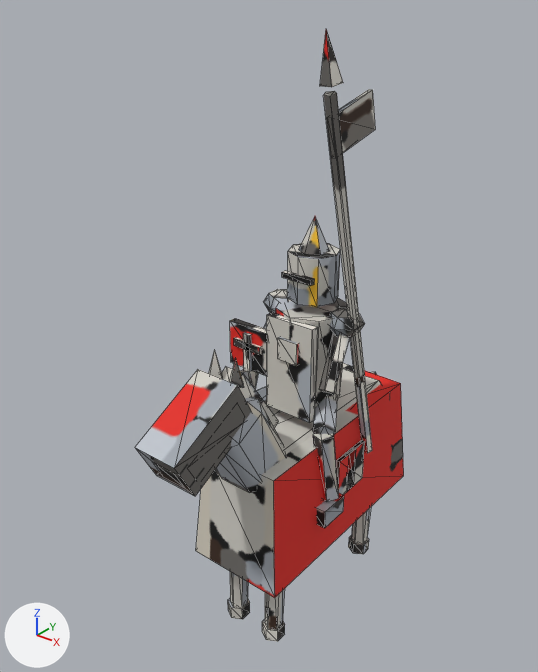
The glTF model game/assets/models/assault_dl3_red.glb, before and after one commit.
Rendered twice from a 50 mm lens placed at (0.569, -0.813, 0.942), pointed at (-0.04, -0.051, 0.469). The lights are fixed; the arrows at lower left show +X, +Y and +Z. The first picture is the older version. Mesh edges are drawn as thin lines. Vertices at exactly the same position are counted once.

Script lines for the objects in view, before the commit:
```python
me_cube = bpy.data.meshes.new('Cube')
me_cube.from_pydata(...)  # 475 vertices, 774 faces; spans x -0.111..0.088, y -0.321..0.251, z 0.0..0.889
me_cube.materials.append(mat_baked)  # picture img_bake
ob_assault_dl3_red = bpy.data.objects.new('assault_dl3_red', me_cube)
ob_assault_dl3_red.location = (0.0, 0.0, 0.0)
```
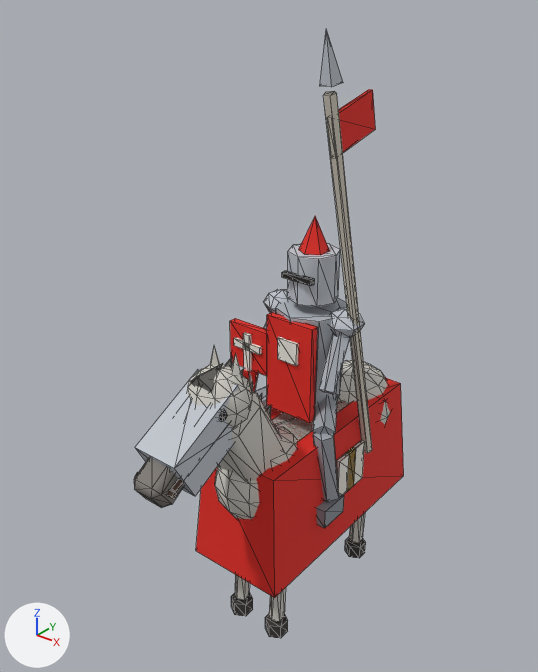
Diff of the bpy script that builds the scene:
```diff
--- a/game/assets/models/assault_dl3_red.glb.py
+++ b/game/assets/models/assault_dl3_red.glb.py
@@ me_cube @@
 # used by ob_assault_dl3_red; location = (0.0, 0.0, 0.0)
-me_cube.from_pydata(...)  # 475 vertices, 774 faces; spans x -0.111..0.088, y -0.321..0.251, z 0.0..0.889
+me_cube.from_pydata(...)  # 957 vertices, 1642 faces; spans x -0.111..0.088, y -0.343..0.257, z 0.0..0.889
+# me_cube part 1: a new loose piece, a UV sphere (12 segments, 8 rings, poles along z) spanning x -0.064..0.064, y -0.195..-0.045, z 0.21..0.36, in mat_baked (picture img_bake)
+# me_cube part 2: a new loose piece, a UV sphere (12 segments, 8 rings, poles along z) spanning x -0.07..0.07, y 0.042..0.198, z 0.216..0.364, in mat_baked (picture img_bake)
+# me_cube part 3: a new loose piece, a UV sphere (10 segments, 6 rings, poles along z) spanning x -0.043..0.043, y -0.25..-0.16, z 0.405..0.495, in mat_baked (picture img_bake)
+# me_cube part 4: the loose piece of 5 vertices spanning x -0.03..-0.006, y -0.202..-0.178, z 0.47..0.51 is scaled about its middle by (1, 1, 1.05), then moved by (0.0, 0.0, 0.005)
+# me_cube part 5: a new loose piece, a UV sphere (6 segments, 4 rings, poles along z) spanning x 0.022..0.038, y -0.244..-0.226, z 0.443..0.461, in mat_baked (picture img_bake)
+# me_cube part 6: the loose piece of 5 vertices spanning x 0.006..0.03, y -0.202..-0.178, z 0.47..0.51 is scaled about its middle by (1, 1, 1.05), then moved by (0.0, 0.0, 0.005)
+# me_cube part 7: the loose piece of 12 vertices spanning x -0.052..-0.02, y -0.153..-0.117, z 0.0..0.022 is moved by (0.0, 0.008, 0.001)
+# me_cube part 8: the loose piece of 12 vertices spanning x 0.02..0.052, y -0.153..-0.117, z 0.0..0.022 is moved by (0.0, 0.008, 0.001)
+# me_cube part 9: the loose piece of 12 vertices spanning x 0.02..0.052, y 0.097..0.133, z 0.0..0.022 is moved by (0.0, -0.012, 0.001)
+# me_cube part 10: the loose piece of 24 vertices spanning x -0.058..0.058, y -0.17..0.17, z 0.205..0.335 is rebuilt with 24 vertices and now spans x -0.055..0.055, y -0.13..0.13, z 0.21..0.33
+# me_cube part 11: the loose piece of 24 vertices spanning x -0.043..0.043, y -0.229..-0.101, z 0.288..0.442 is rebuilt with 24 vertices and now spans x -0.041..0.041, y -0.228..-0.102, z 0.298..0.452
+# me_cube part 12: the loose piece of 12 vertices spanning x 0.02..0.052, y 0.101..0.143, z 0.019..0.231 is rebuilt with 12 vertices and now spans x 0.017..0.055, y 0.093..0.137, z 0.129..0.251
+# me_cube part 13: the loose piece of 12 vertices spanning x 0.02..0.052, y -0.149..-0.107, z 0.019..0.231 is rebuilt with 12 vertices and now spans x 0.026..0.046, y -0.139..-0.109, z 0.029..0.126
+# me_cube part 14: the loose piece of 12 vertices spanning x -0.052..-0.02, y -0.149..-0.107, z 0.019..0.231 is rebuilt with 12 vertices and now spans x -0.046..-0.026, y -0.139..-0.109, z 0.029..0.126
+# me_cube part 15: 8 vertices removed from x -0.015..0.015, y -0.197..-0.098, z 0.352..0.478; 102 vertices added at x -0.053..0.053, y -0.343..-0.095, z 0.129..0.5
+# me_cube part 16: 24 vertices added at x -0.046..0.046, y 0.091..0.121, z 0.029..0.126
+# me_cube part 17: 442 kept faces spanning x -0.111..0.088, y -0.321..0.185, z 0.14..0.889 get new texture (UV) coordinates
+# other edits to the shape of me_cube do not show in these pictures
 me_cube.materials.append(mat_baked)
```

Changed parts and their boxes (x1, y1, x2, y2) in the pictures (538 x 672 px; the box of a moved part takes in the faces that stretch with it):
'assault_dl3_red', reshaped: before (135, 30, 404, 642); after (134, 30, 404, 638)
part 1 of me_cube, added: after (215, 425, 297, 519)
part 2 of me_cube, added: after (338, 360, 390, 424)
part 3 of me_cube, added: after (186, 364, 252, 428)
part 4 of me_cube, moved or reshaped: before (209, 349, 222, 379); after (210, 345, 220, 365)
part 5 of me_cube, added: after (219, 410, 227, 422)
part 6 of me_cube, moved or reshaped: before (229, 358, 243, 388); after (232, 354, 243, 382)
part 7 of me_cube, moved or reshaped: before (228, 598, 250, 619); after (231, 592, 253, 616)
part 8 of me_cube, moved or reshaped: before (262, 619, 285, 642); after (265, 614, 288, 638)
part 9 of me_cube, moved or reshaped: before (349, 536, 369, 554); after (345, 537, 366, 558)
part 10 of me_cube, rebuilt (mostly hidden afterwards): before (274, 368, 381, 455); after (272, 401, 350, 442)
part 11 of me_cube, rebuilt (6% shorter): before (216, 397, 285, 493); after (218, 391, 284, 481)
part 12 of me_cube, rebuilt (not visible afterwards): before (351, 507, 371, 544)
part 13 of me_cube, rebuilt: before (265, 589, 285, 629); after (269, 588, 286, 621)
part 14 of me_cube, rebuilt: before (230, 572, 248, 607); after (235, 575, 249, 600)
part 15 of me_cube, built on: before (221, 367, 279, 428); after (134, 356, 271, 508)
part 16 of me_cube, added: after (349, 513, 365, 543)
part 17 of me_cube, surface changed: (145, 30, 403, 598) in both
